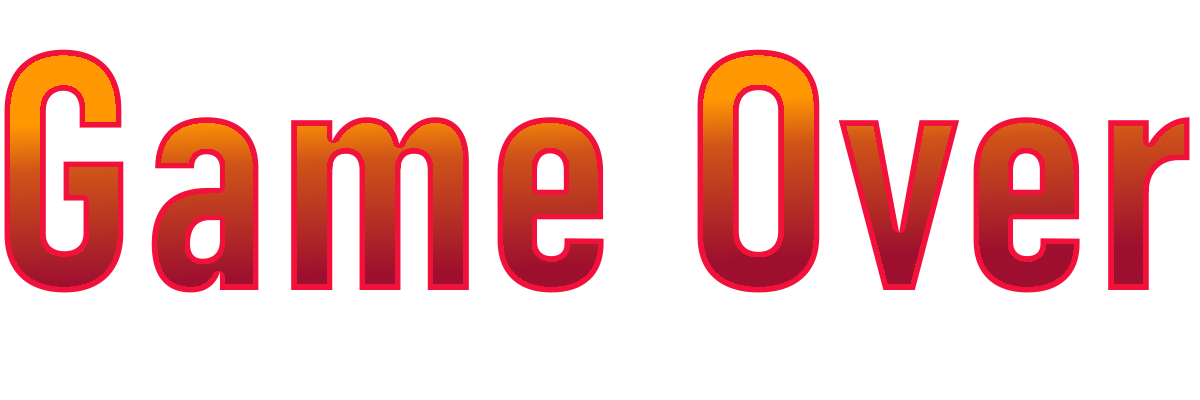
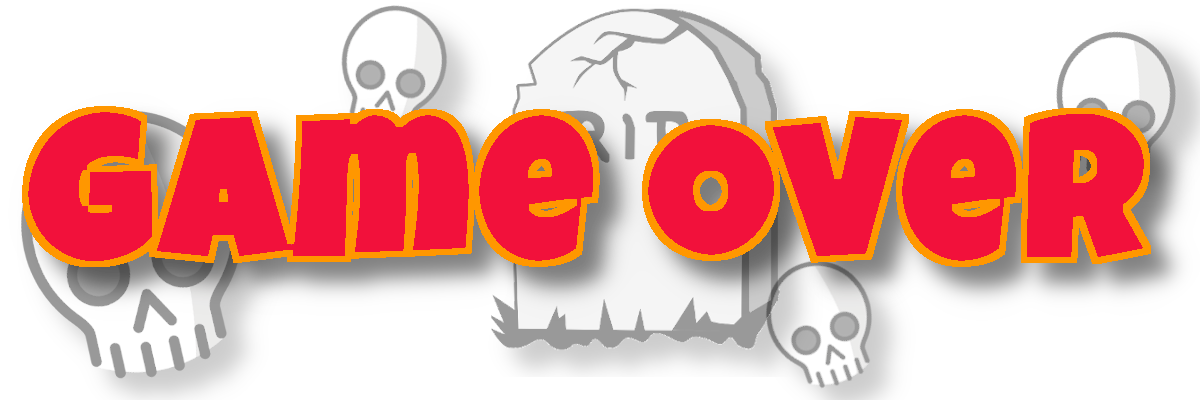
Layers edited between the first and the second (1200, 400) image:
removed layer "Top #1" over bbox(10, 55, 1184, 287)
painted on "Game Over" over bbox(4, 49, 1200, 321)
added layer "R.I.P." (40%) above "Dead.png-Kopie #2" over bbox(480, 8, 832, 377)
added layer "Dead.png-Kopie #2" (40%) above "Dead.png-Kopie #1" over bbox(753, 248, 925, 400)
added layer "Dead.png-Kopie #1" (40%) above "Dead.png-Kopie" over bbox(329, 5, 500, 184)
added layer "Dead.png-Kopie" (40%) above "Dead.png" over bbox(1050, 28, 1200, 219)
added layer "Dead.png" (40%) above "Top" over bbox(8, 97, 296, 400)
